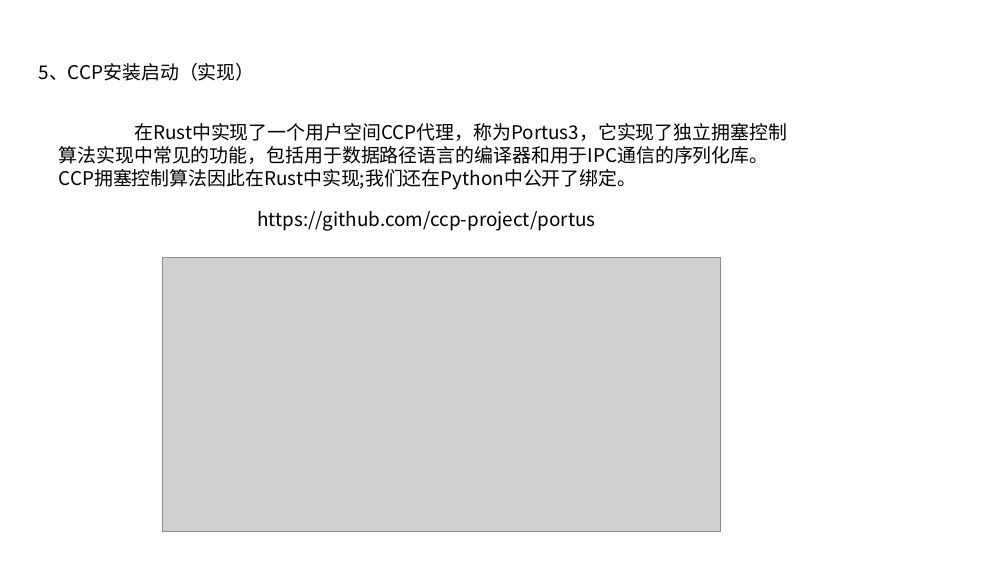
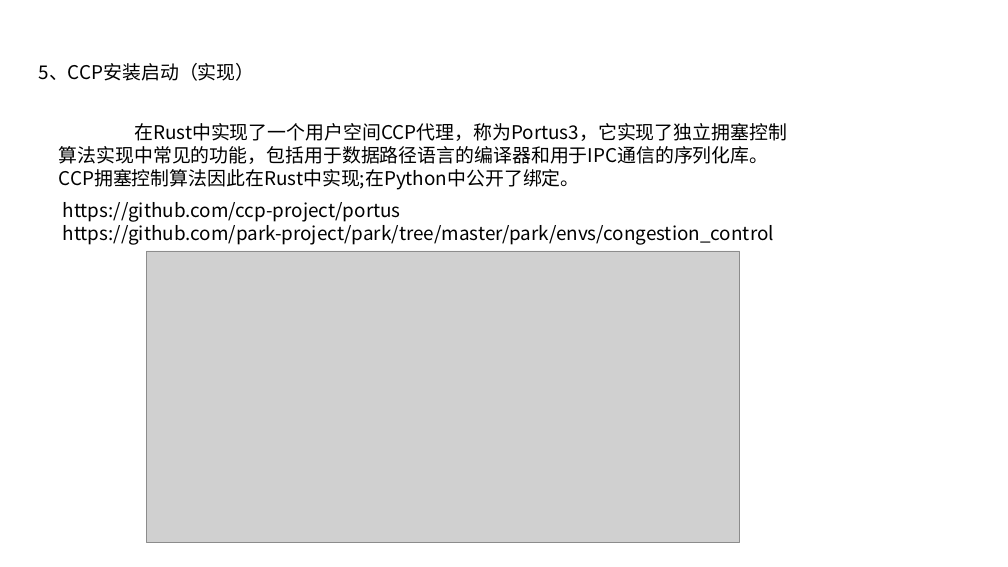
Before and after one commit to JinPeng-Zhang/DCN-LSTM_PID-congestion-control, a slide deck: slide 15 of paper/ccp.pptx. Drawn at 1008x567 pixels with LibreOffice and Linux fonts; fonts in the diff are those of the drawing; grey boxes stand for pictures. Boxes give left, top, right and bottom in pixels: in the first picture for what was removed or moved away, otherwise in the second. Text is boxed around its words. In the diff, an @@ line names an element or a change of style, - is before the commit and + after.

```diff
--- a/paper/ccp.pptx
+++ b/paper/ccp.pptx
@@ text at bbox=[59, 123, 787, 190]: text changed @@
-在Rust中实现了一个用户空间CCP代理，称为Portus3，它实现了独立拥塞控制算法实现中常见的功能，包括用于数据路径语言的编译器和用于IPC通信的序列化库。CCP拥塞控制算法因此在Rust中实现;我们还在Python中公开了绑定。
+在Rust中实现了一个用户空间CCP代理，称为Portus3，它实现了独立拥塞控制算法实现中常见的功能，包括用于数据路径语言的编译器和用于IPC通信的序列化库。CCP拥塞控制算法因此在Rust中实现;在Python中公开了绑定。
@@ text "https://github.com/ccp-project/portus": place and size @@
-text "https://github.com/ccp-project/portus" at bbox=[257, 211, 595, 231]
+text "https://github.com/ccp-project/portus" at bbox=[63, 202, 774, 245]
@@ text at bbox=[63, 220, 774, 245]: paragraph added @@
+https://github.com/park-project/park/tree/master/park/envs/congestion_control
@@ picture: place and size @@
-picture at bbox=[163, 257, 720, 531]
+picture at bbox=[147, 251, 740, 542]
```
Also in this commit, not shown: 1 other slide changed, 3 other files.
